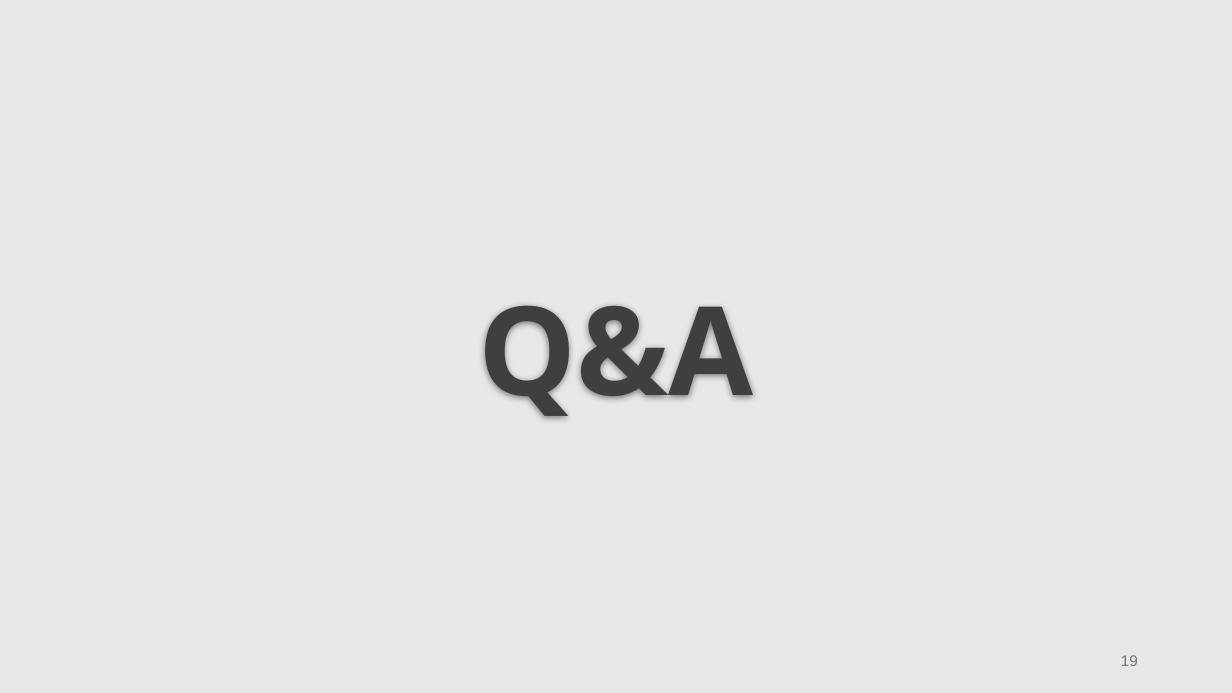
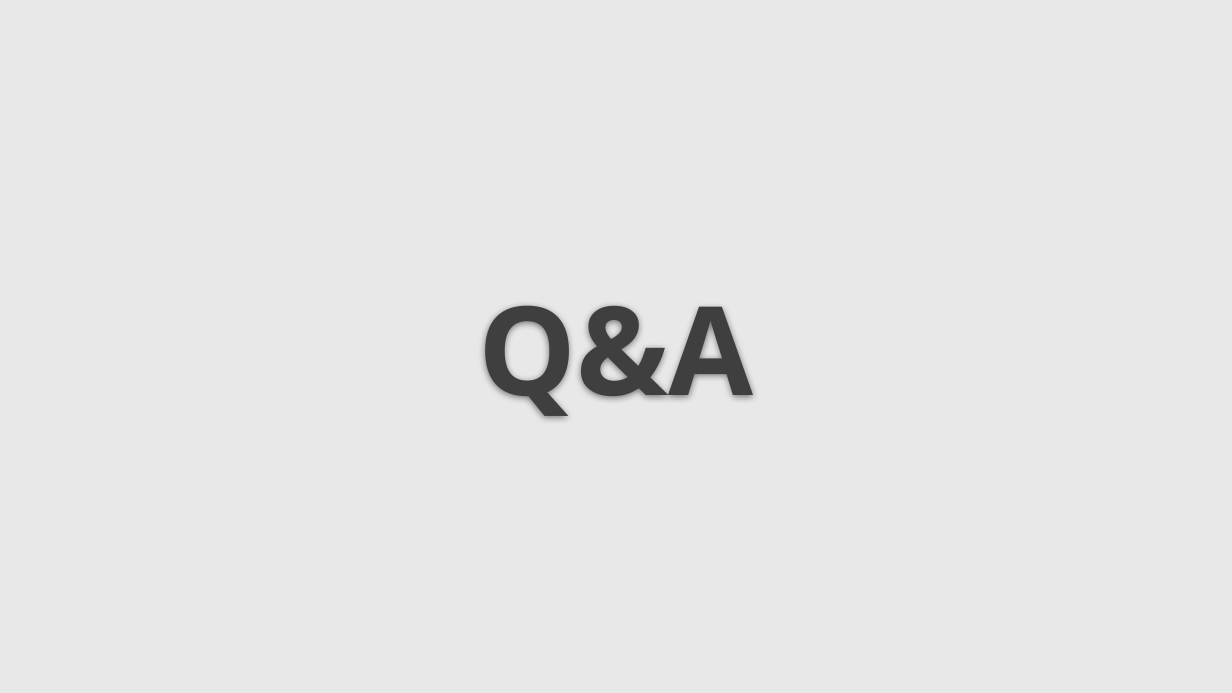
Before and after one commit to osduarte/TESE-MEIC-2324, a slide deck: slide 19 of Relatório intermédio/Apresentação intermédia da TESE_v3.pptx. Drawn at 1232x693 pixels with LibreOffice and Linux fonts; fonts in the diff are those of the drawing. Boxes give left, top, right and bottom in pixels: in the first picture for what was removed or moved away, otherwise in the second. Text is boxed around its words. In the diff, an @@ line names an element or a change of style, - is before the commit and + after.

```diff
--- a/Relatório intermédio/Apresentação intermédia da TESE_v3.pptx
+++ b/Relatório intermédio/Apresentação intermédia da TESE_v3.pptx
@@ page number removed at <box>1121,655,1138,666</box> @@
-19
```
Also in this commit, not shown: 3 other slides changed.
